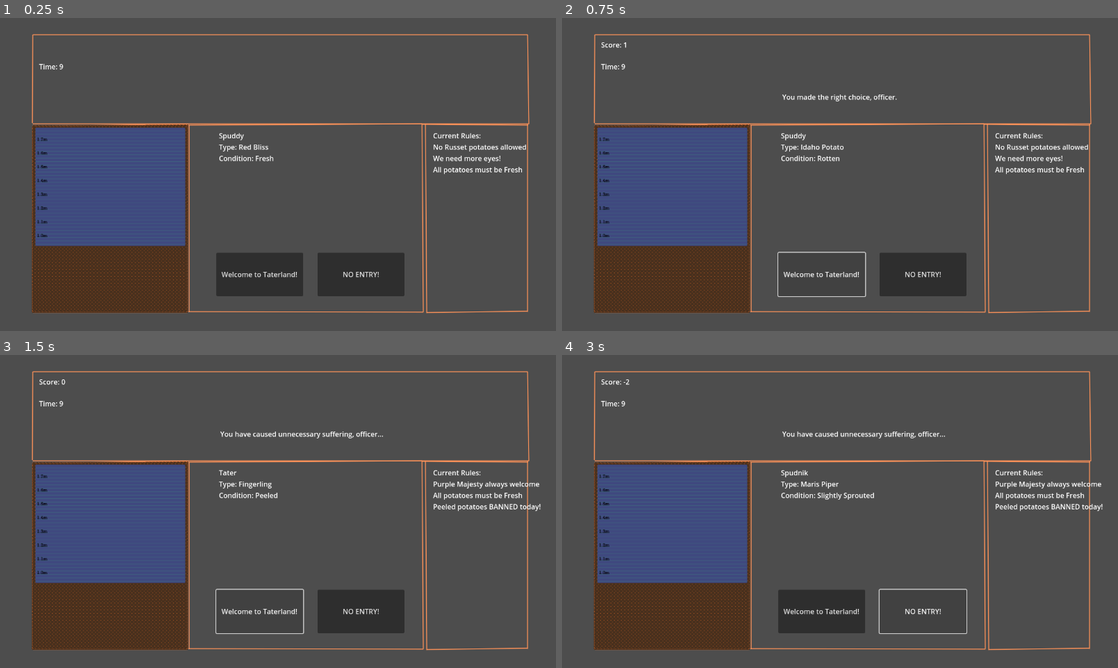
Above: before the commit, frames 1-4 (two rows, left to right).
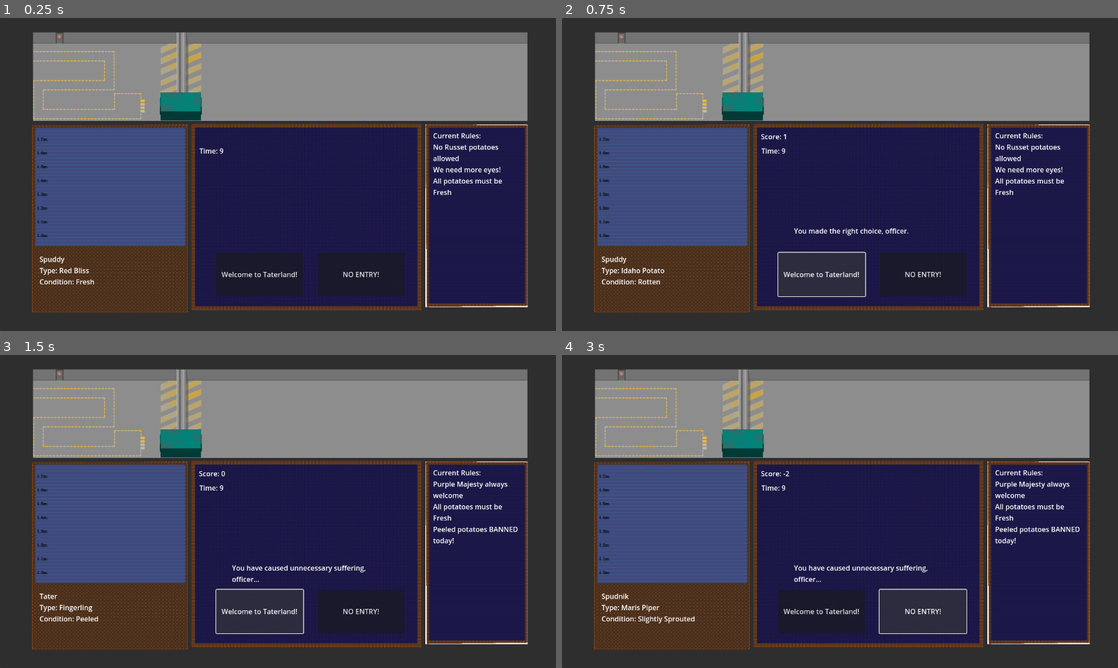
Above: after the commit, the same moments.

Repository: Lost-Rabbit-Digital/SpudCustoms
Game: Godot game, scene res://mainGame.tscn
Same seed, same stepped clock (60 frames per second), same inputs: the game is played once before the commit and once after it.
Inputs:
- Up to frame 1 (0.25 s): no input
- Up to frame 2 (0.75 s): click "Welcome to Taterland!" at 0.5 s
- Up to frame 3 (1.5 s): click "Welcome to Taterland!" at 1.25 s
- Up to frame 4 (3 s): click "Welcome to Taterland!" at 2 s; click "NO ENTRY!" at 2.75 s

The runs differ from the first frame. In frame 1, 79% of the frame differs, in the area x 0-100%, y 0-100%; in frame 2, 78%; in frame 3, 78%; in frame 4, 78%.

Commit message:
Updating art and removing wireframe

Diff:
--- a/mainGame.tscn
+++ b/mainGame.tscn
@@ -1,15 +1,38 @@
-[gd_scene load_steps=4 format=3 uid="uid://bqdirqkno2n36"]
+[gd_scene load_steps=7 format=3 uid="uid://bqdirqkno2n36"]
 
 [ext_resource type="Script" path="res://mainGame.gd" id="1_s4bva"]
 [ext_resource type="Texture2D" uid="uid://d03nqk75nmnqr" path="res://suspect_panel.png" id="2_f25cg"]
+[ext_resource type="Texture2D" uid="uid://dbqgk3yg6yeyj" path="res://rules_panel.png" id="3_3ctpg"]
 [ext_resource type="Texture2D" uid="uid://dnb4bt3sqi8uy" path="res://InterfaceOutline.png" id="3_vixev"]
+[ext_resource type="Texture2D" uid="uid://40m827pn4r7y" path="res://evidence_panel.png" id="4_juy1b"]
+[ext_resource type="Texture2D" uid="uid://blc1si6nool21" path="res://world_panel.png" id="5_h10h2"]
 
 [node name="Node2D" type="Node2D"]
 script = ExtResource("1_s4bva")
 
+[node name="Panel" type="Panel" parent="."]
+offset_right = 1280.0
+offset_bottom = 720.0
+
 [node name="Sprite2D (UI Wireframe)" type="Sprite2D" parent="."]
+visible = false
 position = Vector2(642, 360)
 texture = ExtResource("3_vixev")
+
+[node name="Sprite2D (Rules Panel)" type="Sprite2D" parent="."]
+position = Vector2(1097, 455)
+scale = Vector2(0.991713, 0.966143)
+texture = ExtResource("3_3ctpg")
+
+[node name="Sprite2D (Evidence Panel)" type="Sprite2D" parent="."]
+position = Vector2(705, 458)
+scale = Vector2(0.994467, 0.977299)
+texture = ExtResource("4_juy1b")
+
+[node name="Sprite2D (World Panel)" type="Sprite2D" parent="."]
+position = Vector2(645, 135)
+scale = Vector2(0.994467, 0.977299)
+texture = ExtResource("5_h10h2")
 
 [node name="Sprite2D (Suspect Panel)" type="Sprite2D" parent="."]
 position = Vector2(253, 461.5)
@@ -19,34 +42,36 @@
 [node name="Timer" type="Timer" parent="."]
 
 [node name="Label (PotatoInfo)" type="Label" parent="."]
-offset_left = 504.0
-offset_top = 259.0
-offset_right = 904.0
-offset_bottom = 509.0
+offset_left = 91.0
+offset_top = 543.0
+offset_right = 391.0
+offset_bottom = 663.0
 
 [node name="Label (JudgementInfo)" type="Label" parent="."]
-offset_left = 507.0
-offset_top = 170.0
-offset_right = 807.0
-offset_bottom = 240.0
+offset_left = 534.0
+offset_top = 478.0
+offset_right = 884.0
+offset_bottom = 528.0
+autowrap_mode = 3
 
 [node name="Label (ScoreLabel)" type="Label" parent="."]
-offset_left = 90.0
-offset_top = 50.0
-offset_right = 290.0
-offset_bottom = 100.0
+offset_left = 458.0
+offset_top = 261.0
+offset_right = 658.0
+offset_bottom = 311.0
 
 [node name="Label (RulesLabel)" type="Label" parent="."]
 offset_left = 997.0
 offset_top = 259.0
 offset_right = 1197.0
 offset_bottom = 639.0
+autowrap_mode = 3
 
 [node name="Label (TimeLabel)" type="Label" parent="."]
-offset_left = 90.0
-offset_top = 100.0
-offset_right = 290.0
-offset_bottom = 150.0
+offset_left = 459.0
+offset_top = 294.0
+offset_right = 659.0
+offset_bottom = 344.0
 
 [node name="Button (WelcomeButton)" type="Button" parent="."]
 offset_left = 498.0
Binary file added: evidence_panel.png
Not shown, added: evidence_panel.png.import
Binary file added: rules_panel.png
Not shown, added: rules_panel.png.import
Binary file added: world_panel.png
Not shown, added: world_panel.png.import
